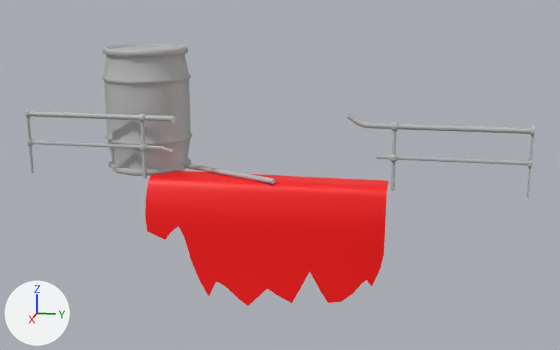
Renders of the FBX model Assets/Models/!Modular/RailWalk/wall grab.fbx from each side of a commit.
One viewpoint serves both versions: a 50 mm camera at (10.96, 4.92, 2.3) aimed at (1.81, 3.09, 0.01). Every picture has the same lights, and +X, +Y and +Z are marked at lower left. Where no turn or scale is listed for an object, it has been applied to the vertices. Vertices at the same position are counted once.

The older version as bpy lines, for what is in view:
```python
me_mesh = bpy.data.meshes.new('Mesh')
me_mesh.from_pydata(...)  # 398 vertices, 358 faces; spans x -0.49..0.1, y -1.44..1.44, z -1.52..-0.01
me_mesh.materials.append(mat_lambert8)  # red #ff0000
me_mesh_002 = bpy.data.meshes.new('Mesh.002')
me_mesh_002.from_pydata(...)  # 21 vertices, 21 faces; spans x -0.34..0.34, y -0.696..0.696, z -0.031..0.031
me_mesh_002.materials.append(mat_lambert1)  # grey #bcbcbc
me_mesh_003 = bpy.data.meshes.new('Mesh.003')
me_mesh_003.from_pydata(...)  # 273 vertices, 280 faces; spans x -0.55..0.55, y -0.52..0.52, z 0.0..1.54
me_mesh_003.materials.append(mat_lambert7)  # grey #bcbcbc
ob_barrel = bpy.data.objects.new('Barrel', me_mesh_003)
ob_barrel.location = (1.653, 1.347, 0.0)
ob_polysurface48 = bpy.data.objects.new('polySurface48', me_mesh_002)
ob_polysurface48.location = (1.998, 2.432, 0.058)
ob_polysurface51 = bpy.data.objects.new('polySurface51', me_mesh)
ob_polysurface51.location = (2.377, 3.0, 0.048)
# also in view: 'Large_RampSideR_BROKEN' at (2.29, 3.0, 0.44)
```
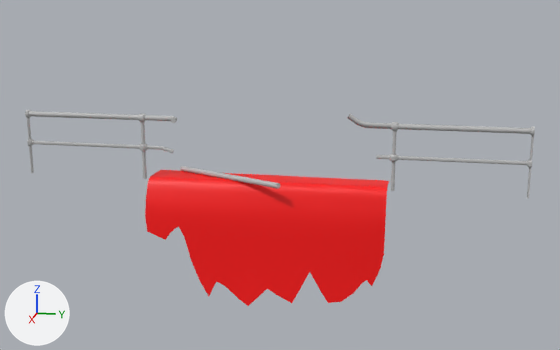
The change in detail:
me_mesh_003 has 273 vertices, 280 faces and spans x -0.55..0.55, y -0.52..0.52, z 0.0..1.54.
me_mesh_003 is used by ob_barrel; location (1.653, 1.347, 0.0).
me_mesh_003 part 1: the loose piece of 222 vertices spanning x -0.55..0.55, y -0.52..0.52, z 0.0..1.54 is deleted.
Object 'polySurface48' (ob_polysurface48) moves from (1.998, 2.432, 0.058) to (2.202, 2.536, 0.058).

Where the change shows, as pixel boxes (x1, y1, x2, y2) in the pictures (560 x 350 px):
'Barrel', reshaped (not visible afterwards)
    before: (102, 44, 192, 176)
'polySurface48', moved
    before: (182, 163, 275, 184)
    after: (180, 166, 280, 189)
